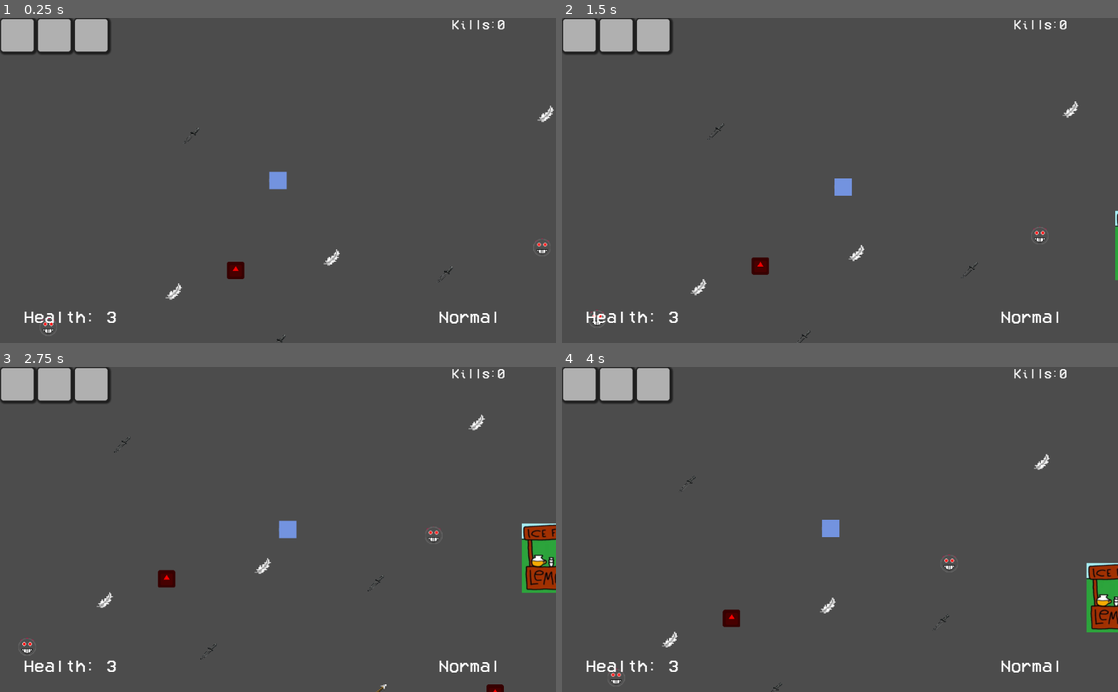
Above: before the commit, frames 1-4 (two rows, left to right).
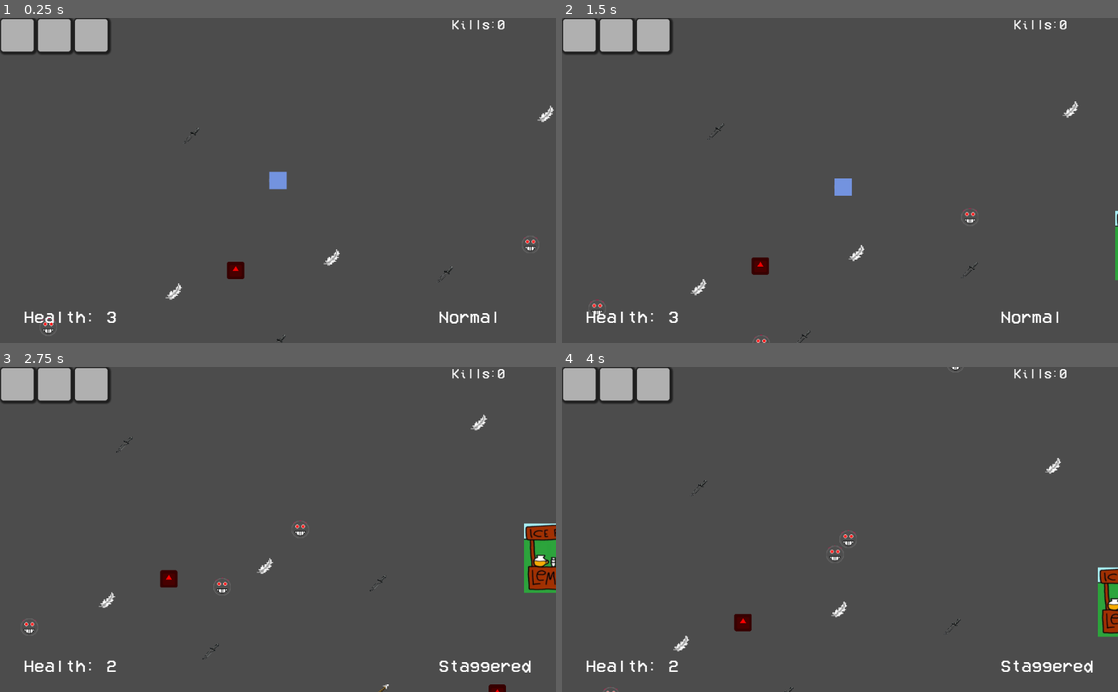
Above: after the commit, the same moments.

Repository: ESJ-Game-Dev-Club/waiver
Game: Godot game, scene res://main.tscn
Same seed, same stepped clock (60 frames per second), same inputs: the game is played once before the commit and once after it. The engine's default icon, where the game draws it, is replaced by a stand-in: a white triangle on a blue panel in a dark square.
Inputs (mouse positions are in pixels of both pictures, inside the frame that each line leads up to):
- Up to frame 1 (0.25 s): no input
- Up to frame 2 (1.5 s): tap Enter (ui_accept) at 0.5, 0.77 s; move the mouse to (962, 164) at 0.52 s; hold D (move_right) 0.53-1.28 s; hold K (enemy_hurt) 0.53-1.28 s; move the mouse to (728, 196) at 1.27 s; hold S (move_down) from 1.28 s (still down); click (728, 196) at 1.35 s
- Up to frame 3 (2.75 s): tap Enter (ui_accept) at 1.52 s; move the mouse to (333, 458) at 2.02 s; release S (move_down) at 2.03 s; hold D (move_right) from 2.03 s (still down); hold Right mouse button (fire_alt) from 2.03 s (still down)
- Up to frame 4 (4 s): move the mouse to (812, 594) at 2.77 s; release D (move_right) at 2.78 s; release Right mouse button (fire_alt) at 2.78 s; hold W (move_up) 2.78-3.53 s; tap K (enemy_hurt) at 2.85 s; tap Enter (ui_accept) at 3.02, 3.77 s; move the mouse to (1006, 578) at 3.52 s; press the mouse at (1006, 578) at 3.53 s; hold A (move_left) from 3.53 s (still down)

The runs differ from the first frame. In frame 1, less than 0.1% of the frame differs, in the area x 94-99%, y 67-73%; in frame 2, 0.2%; in frame 3, 1.6%; in frame 4, 2.4%, in the area x 7-100%, y 0-100%.

Commit message:
updated hivemind AGAIN 	modified:   enemy/dasher/dasher_enemy.tscn 	modified:   enemy/hivemind.gd 	modified:   enemy/tank/tank_enemy.tscn

Diff:
--- a/enemy/dasher/dasher_enemy.tscn
+++ b/enemy/dasher/dasher_enemy.tscn
@@ -29,4 +29,8 @@
 [node name="Timer" type="Timer" parent="."]
 autostart = true
 
+[node name="FlashTimer" type="Timer" parent="."]
+wait_time = 0.1
+autostart = true
+
 [connection signal="timeout" from="Timer" to="." method="_on_Timer_timeout"]
--- a/enemy/hivemind.gd
+++ b/enemy/hivemind.gd
@@ -2,9 +2,14 @@
 
 
 var rng = RandomNumberGenerator.new()
-var enemy = preload("res://enemy/enemy.tscn")
+var enemy_count = 0
 
-var enemy_count = 0
+enum {
+	ENEMY_REG,
+	ENEMY_DASHER,
+	ENEMY_TANK,
+}
+
 
 func _ready():
 	rng.randomize()
@@ -18,7 +23,14 @@
 	$Timer.start()
 
 
-func _spawn_enemy():
+func _spawn_enemy(enemy_type: int):
+	var enemy = preload("res://enemy/enemy.tscn")
+
+	match (enemy_type):
+		ENEMY_REG: enemy = preload("res://enemy/enemy.tscn")
+		ENEMY_DASHER: enemy = preload("res://enemy/dasher/dasher_enemy.tscn")
+		ENEMY_TANK: enemy = preload("res://enemy/tank/tank_enemy.tscn")
+
 	var e = enemy.instance()
 	e.position = _random_point() + Global.player.position # add player offset
 	add_child(e)
@@ -28,7 +40,8 @@
 	enemy_count += 5
 
 	for i in range(enemy_count):
-		_spawn_enemy()
+		var type = rng.randi_range(1, 3)
+		_spawn_enemy(type)
 
 
 func _random_point(): # gets random point spawn_distance away
--- a/enemy/tank/tank_enemy.tscn
+++ b/enemy/tank/tank_enemy.tscn
@@ -29,4 +29,8 @@
 [node name="Timer" type="Timer" parent="."]
 autostart = true
 
+[node name="FlashTimer" type="Timer" parent="."]
+wait_time = 0.1
+autostart = true
+
 [connection signal="timeout" from="Timer" to="." method="_on_Timer_timeout"]
